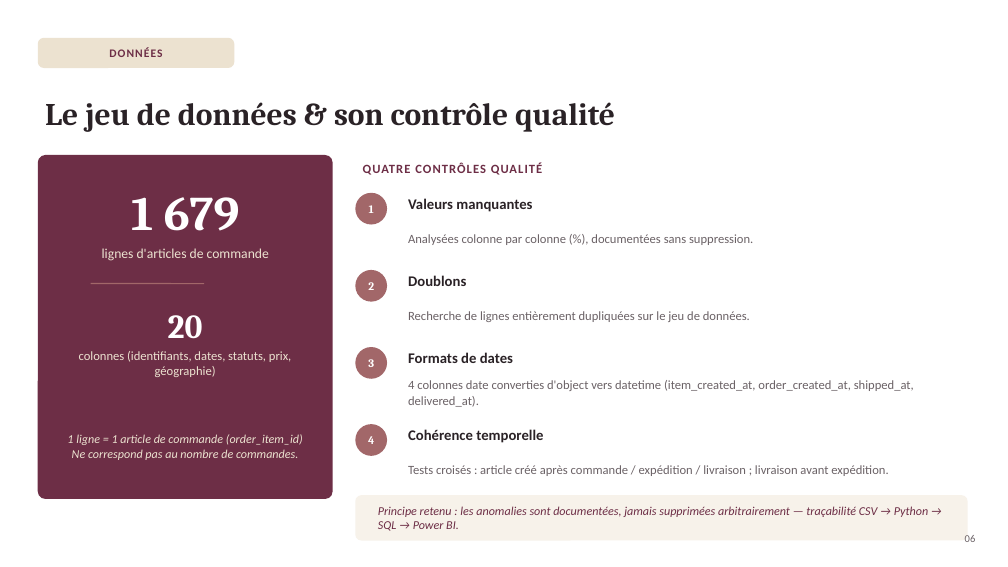
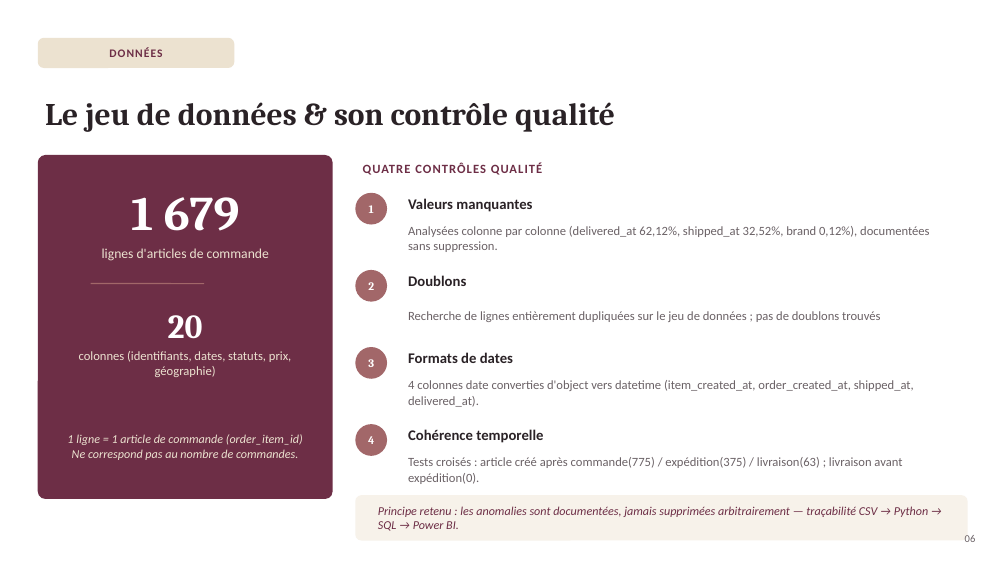
Before and after one commit to glimaleba/projet_thelook, a slide deck: slide 6 of slides/Presentation_Datagong_Ecommerce_LimalebaGermain.pptx. Drawn at 1008x567 pixels with LibreOffice and Linux fonts; fonts in the diff are those of the drawing. Boxes give left, top, right and bottom in pixels: in the first picture for what was removed or moved away, otherwise in the second. Text is boxed around its words. In the diff, an @@ line names an element or a change of style, - is before the commit and + after.

Commit message:
Update slides

```diff
--- a/slides/Presentation_Datagong_Ecommerce_LimalebaGermain.pptx
+++ b/slides/Presentation_Datagong_Ecommerce_LimalebaGermain.pptx
@@ text at (408,226,929,252): text changed @@
-Analysées colonne par colonne (%), documentées sans suppression.
+Analysées colonne par colonne (delivered_at 62,12%, shipped_at 32,52%, brand 0,12%), documentées sans suppression.
@@ text at (408,311,880,322): text changed @@
-Recherche de lignes entièrement dupliquées sur le jeu de données.
+Recherche de lignes entièrement dupliquées sur le jeu de données ; pas de doublons trouvés
@@ text at (408,457,902,484): text changed @@
-Tests croisés : article créé après commande / expédition / livraison ; livraison avant expédition.
+Tests croisés : article créé après commande(775) / expédition(375) / livraison(63) ; livraison avant expédition(0).
```
Also in this commit, not shown: 1 other file.
